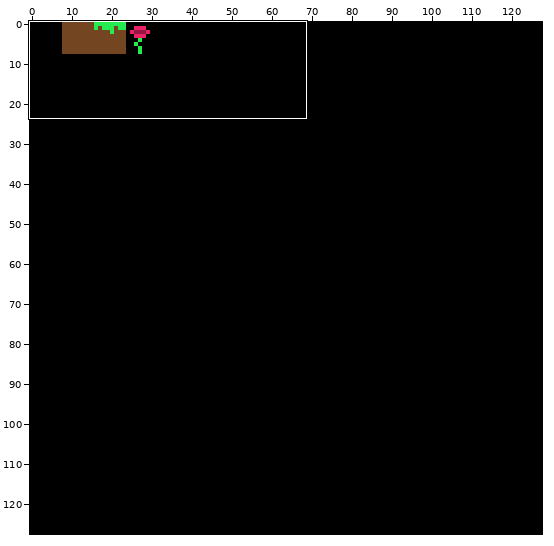
Two versions of one sprite sheet, examples/tiles/spritesheet.png. The first picture is a wide view before the edit; the outline marks the close-up.
Close-up. Earlier state:
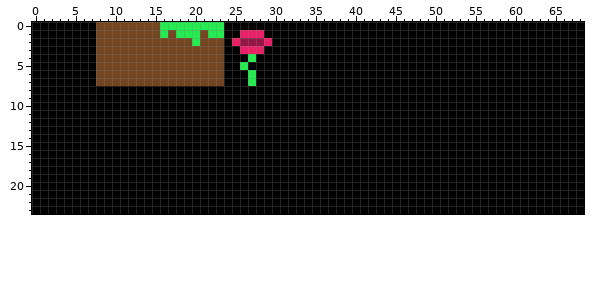
The file is 128x128 pixels. Shown: x 0..68, y 0..23.
After:
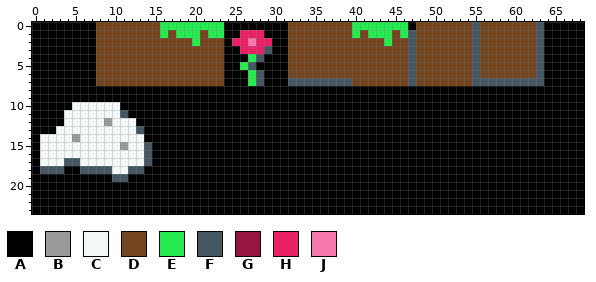
Palette (. is transparent): A #000000  B #999999  C #f2f7f7  D #734521  E #26eb50  F #465663  G #961743  H #eb2167  J #f57aab
What changed:
@@ x 0..68 @@
- 0 AAAAAAAADDDDDDDDEEEEEEEEAAAAAAAAAAAAAAAAAAAAAAAAAAAAAAAAAAAAAAAAAAAAA
- 1 AAAAAAAADDDDDDDDEDEEEDEEAAHHHAAAAAAAAAAAAAAAAAAAAAAAAAAAAAAAAAAAAAAAA
- 2 AAAAAAAADDDDDDDDDDDDEDDDAHGGGHAAAAAAAAAAAAAAAAAAAAAAAAAAAAAAAAAAAAAAA
- 3 AAAAAAAADDDDDDDDDDDDDDDDAAHHHAAAAAAAAAAAAAAAAAAAAAAAAAAAAAAAAAAAAAAAA
- 4 AAAAAAAADDDDDDDDDDDDDDDDAAAEAAAAAAAAAAAAAAAAAAAAAAAAAAAAAAAAAAAAAAAAA
- 5 AAAAAAAADDDDDDDDDDDDDDDDAAEAAAAAAAAAAAAAAAAAAAAAAAAAAAAAAAAAAAAAAAAAA
- 6 AAAAAAAADDDDDDDDDDDDDDDDAAAEAAAAAAAAAAAAAAAAAAAAAAAAAAAAAAAAAAAAAAAAA
- 7 AAAAAAAADDDDDDDDDDDDDDDDAAAEAAAAAAAAAAAAAAAAAAAAAAAAAAAAAAAAAAAAAAAAA
+ 0 AAAAAAAADDDDDDDDEEEEEEEEAAAAAAAADDDDDDDDEEEEEEEADDDDDDDFDDDDDDDFAAAAA
+ 1 AAAAAAAADDDDDDDDEDEEEDEEAAHHHAAADDDDDDDDEDEEEDEFDDDDDDDFDDDDDDDFAAAAA
+ 2 AAAAAAAADDDDDDDDDDDDEDDDAHHJHHAADDDDDDDDDDDDEDDFDDDDDDDFDDDDDDDFAAAAA
+ 3 AAAAAAAADDDDDDDDDDDDDDDDAAHHHFAADDDDDDDDDDDDDDDFDDDDDDDFDDDDDDDFAAAAA
+ 4 AAAAAAAADDDDDDDDDDDDDDDDAAAEFAAADDDDDDDDDDDDDDDFDDDDDDDFDDDDDDDFAAAAA
+ 5 AAAAAAAADDDDDDDDDDDDDDDDAAEFAAAADDDDDDDDDDDDDDDFDDDDDDDFDDDDDDDFAAAAA
+ 6 AAAAAAAADDDDDDDDDDDDDDDDAAAEFAAADDDDDDDDDDDDDDDFDDDDDDDFDDDDDDDFAAAAA
+ 7 AAAAAAAADDDDDDDDDDDDDDDDAAAEFAAAFFFFFFFFDDDDDDDFDDDDDDDFFFFFFFFFAAAAA
  8 AAAAAAAAAAAAAAAAAAAAAAAAAAAAAAAAAAAAAAAAAAAAAAAAAAAAAAAAAAAAAAAAAAAAA
  9 AAAAAAAAAAAAAAAAAAAAAAAAAAAAAAAAAAAAAAAAAAAAAAAAAAAAAAAAAAAAAAAAAAAAA
-10 AAAAAAAAAAAAAAAAAAAAAAAAAAAAAAAAAAAAAAAAAAAAAAAAAAAAAAAAAAAAAAAAAAAAA
-11 AAAAAAAAAAAAAAAAAAAAAAAAAAAAAAAAAAAAAAAAAAAAAAAAAAAAAAAAAAAAAAAAAAAAA
-12 AAAAAAAAAAAAAAAAAAAAAAAAAAAAAAAAAAAAAAAAAAAAAAAAAAAAAAAAAAAAAAAAAAAAA
-13 AAAAAAAAAAAAAAAAAAAAAAAAAAAAAAAAAAAAAAAAAAAAAAAAAAAAAAAAAAAAAAAAAAAAA
-14 AAAAAAAAAAAAAAAAAAAAAAAAAAAAAAAAAAAAAAAAAAAAAAAAAAAAAAAAAAAAAAAAAAAAA
-15 AAAAAAAAAAAAAAAAAAAAAAAAAAAAAAAAAAAAAAAAAAAAAAAAAAAAAAAAAAAAAAAAAAAAA
-16 AAAAAAAAAAAAAAAAAAAAAAAAAAAAAAAAAAAAAAAAAAAAAAAAAAAAAAAAAAAAAAAAAAAAA
-17 AAAAAAAAAAAAAAAAAAAAAAAAAAAAAAAAAAAAAAAAAAAAAAAAAAAAAAAAAAAAAAAAAAAAA
-18 AAAAAAAAAAAAAAAAAAAAAAAAAAAAAAAAAAAAAAAAAAAAAAAAAAAAAAAAAAAAAAAAAAAAA
-19 AAAAAAAAAAAAAAAAAAAAAAAAAAAAAAAAAAAAAAAAAAAAAAAAAAAAAAAAAAAAAAAAAAAAA
+10 AAAAACCCCCCAAAAAAAAAAAAAAAAAAAAAAAAAAAAAAAAAAAAAAAAAAAAAAAAAAAAAAAAAA
+11 AAAACCCCCCCFAAAAAAAAAAAAAAAAAAAAAAAAAAAAAAAAAAAAAAAAAAAAAAAAAAAAAAAAA
+12 AAAACCCCCBCCCAAAAAAAAAAAAAAAAAAAAAAAAAAAAAAAAAAAAAAAAAAAAAAAAAAAAAAAA
+13 AAACCCCCCCCCCFAAAAAAAAAAAAAAAAAAAAAAAAAAAAAAAAAAAAAAAAAAAAAAAAAAAAAAA
+14 ACCCCBCCCCCCCCAAAAAAAAAAAAAAAAAAAAAAAAAAAAAAAAAAAAAAAAAAAAAAAAAAAAAAA
+15 ACCCCCCCCCCBCCFAAAAAAAAAAAAAAAAAAAAAAAAAAAAAAAAAAAAAAAAAAAAAAAAAAAAAA
+16 ACCCCCCCCCCCCCFAAAAAAAAAAAAAAAAAAAAAAAAAAAAAAAAAAAAAAAAAAAAAAAAAAAAAA
+17 ACCCFFCCCCCCCCFAAAAAAAAAAAAAAAAAAAAAAAAAAAAAAAAAAAAAAAAAAAAAAAAAAAAAA
+18 AFFFAAFFFFCCFFAAAAAAAAAAAAAAAAAAAAAAAAAAAAAAAAAAAAAAAAAAAAAAAAAAAAAAA
+19 AAAAAAAAAAFFAAAAAAAAAAAAAAAAAAAAAAAAAAAAAAAAAAAAAAAAAAAAAAAAAAAAAAAAA
 20 AAAAAAAAAAAAAAAAAAAAAAAAAAAAAAAAAAAAAAAAAAAAAAAAAAAAAAAAAAAAAAAAAAAAA
Boxes around the changes in both close-ups, in picture pixels (x1, y1, x2, y2):
changed: (240, 22, 544, 86)
changed: (40, 102, 152, 182)
